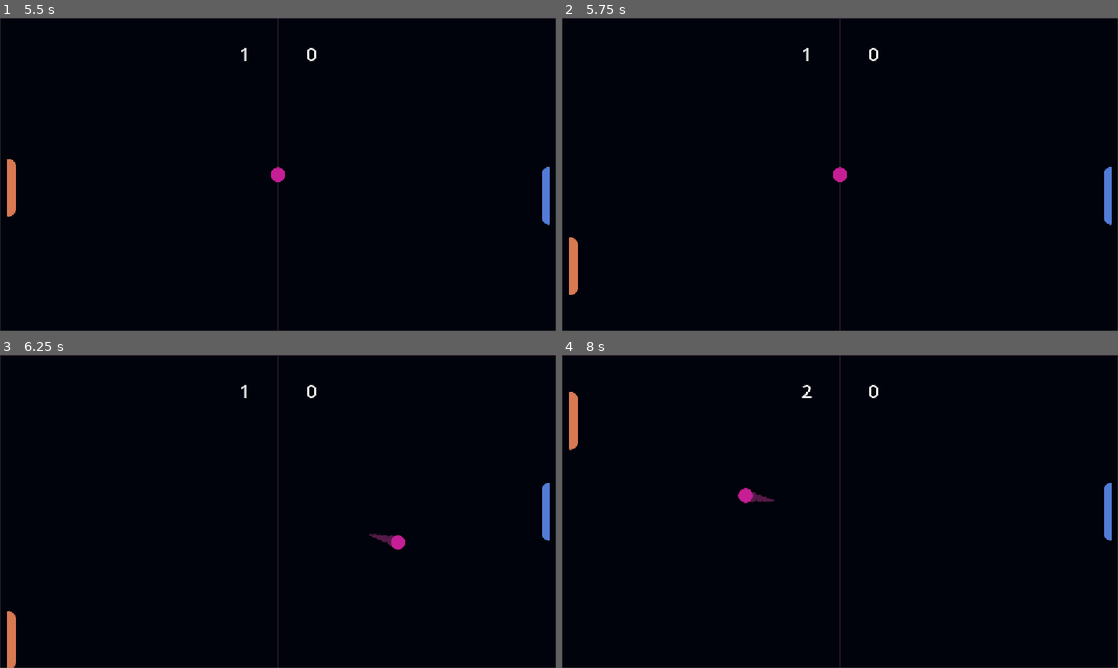
Above: before the commit, frames 1-4 (two rows, left to right).
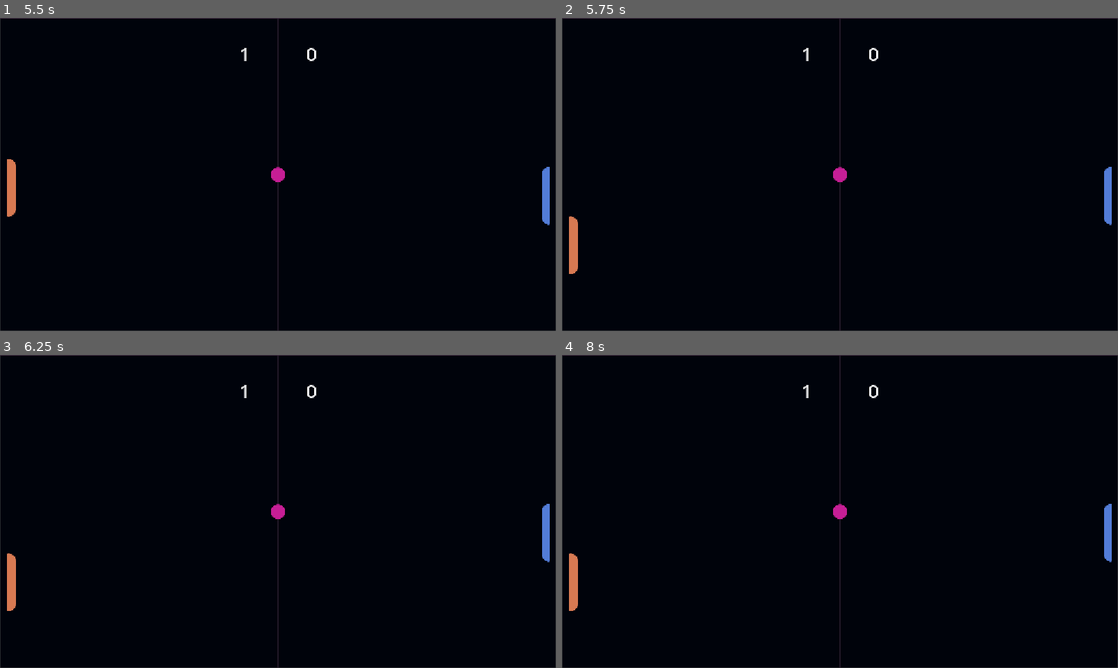
Above: after the commit, the same moments.

Repository: handup/pingalexpongavel
Game: Godot game, scene res://game_mode_manager.tscn
Two runs of this game, one before a commit and one after it. Both use one fixed random seed, a clock stepped at 60 frames per second and the inputs below. The engine's default icon, where the game draws it, is replaced by a stand-in: a white triangle on a blue panel in a dark square.
Inputs (mouse positions are in pixels of both pictures, inside the frame that each line leads up to):
- Up to frame 1 (5.5 s): click "Local VS" at 0.5 s; click "Local VS" at 1.25 s; tap Enter at 2 s; move the mouse to (400, 158) at 2.02 s; hold W (player1_up) 2.03-2.78 s; tap Down (player2_down) at 2.1, 3.6, 5.1 s; move the mouse to (166, 190) at 2.77 s; hold S (player1_down) 2.78-3.53 s; tap Up (player2_up) at 2.85, 4.35 s; move the mouse to (333, 105) at 3.52 s; hold W (player1_up) 3.53-5.03 s; move the mouse to (250, 237) at 4.27 s; move the mouse to (444, 221) at 5.02 s; hold S (player1_down) from 5.03 s (still down)
- Up to frame 2 (5.75 s): keep holding S (player1_down); right-click (1006, 221) at 5.65 s
- Up to frame 3 (6.25 s): keep holding S (player1_down); tap Space at 5.75 s; move the mouse to (111, 464) at 5.77 s; tap Up (player2_up) at 5.85 s
- Up to frame 4 (8 s): move the mouse to (867, 511) at 6.52 s; tap Down (player2_down) at 6.6 s; tap Enter at 7.25 s; move the mouse to (756, 433) at 7.27 s; release S (player1_down) at 7.28 s; hold W (player1_up) from 7.28 s (still down); tap Up (player2_up) at 7.35 s

Frame 1 is identical in both runs. In frame 2, 0.2% of the frame differs, in the area x 1-3%, y 63-89%; in frame 3, 1.0%; in frame 4, 1.1%, in the area x 1-99%, y 9-82%.

Commit message:
audio stuff and fixing pause menu

Diff:
--- /dev/null
+++ b/default_bus_layout.tres
@@ -0,0 +1,3 @@
+[gd_resource type="AudioBusLayout" format=3 uid="uid://dxq887p0f30em"]
+
+[resource]
--- a/project.godot
+++ b/project.godot
@@ -14,6 +14,10 @@
 run/main_scene="uid://b2xl2okgcg5yb"
 config/features=PackedStringArray("4.7", "GL Compatibility")
 config/icon="res://icon.svg"
+
+[audio]
+
+buses/default_bus_layout="uid://dxq887p0f30em"
 
 [autoload]
 
@@ -47,6 +51,12 @@
 "events": [Object(InputEventKey,"resource_local_to_scene":false,"resource_name":"","device":-1,"window_id":0,"alt_press …(192 unchanged characters)…
 ]
 }
+Escape={
+"deadzone": 0.2,
+"events": [Object(InputEventMouseButton,"resource_local_to_scene":false,"resource_name":"","device":-1,"window_id":0,"alt_pressed":false,"shift_pressed":false,"ctrl_pressed":false,"meta_pressed":false,"button_mask":0,"position":Vector2(0, 0),"global_position":Vector2(0, 0),"factor":1.0,"button_index":2,"canceled":false,"pressed":false,"double_click":false,"script":null)
+, Object(InputEventKey,"resource_local_to_scene":false,"resource_name":"","device":-1,"window_id":0,"alt_pressed":false,"shift_pressed":false,"ctrl_pressed":false,"meta_pressed":false,"pressed":false,"keycode":0,"physical_keycode":4194305,"key_label":0,"unicode":0,"location":0,"echo":false,"script":null)
+]
+}
 
 [physics]
 
--- a/scenes/Ball.tscn
+++ b/scenes/Ball.tscn
@@ -3,6 +3,7 @@
 [ext_resource type="Texture2D" uid="uid://crli8lkut51ap" path="res://assets/Ball.png" id="1_d73vv"]
 [ext_resource type="Script" uid="uid://ubqfslad6h8c" path="res://scenes/ball.gd" id="1_ja1hk"]
 [ext_resource type="Texture2D" uid="uid://bsncbtnilwlh6" path="res://assets/BallMotion.png" id="3_ul5l2"]
+[ext_resource type="AudioStream" uid="uid://5c4el6v7w6l2" path="res://8-Bit Sound Library/Mp3/Hit_02.mp3" id="4_dqebh"]
 
 [sub_resource type="CircleShape2D" id="CircleShape2D_g2els"]
 radius = 15.033297
@@ -26,4 +27,8 @@
 
 [node name="RespawnTimer" type="Timer" parent="." unique_id=618902297]
 
+[node name="SoundEffect" type="AudioStreamPlayer2D" parent="." unique_id=333399871]
+stream = ExtResource("4_dqebh")
+volume_db = -4.262
+
 [connection signal="timeout" from="RespawnTimer" to="." method="_on_timer_timeout"]
--- a/scenes/arbitru'.gd
+++ b/scenes/arbitru'.gd
@@ -2,8 +2,9 @@
 
 @onready var player_score: Label = $Player_Score
 @onready var enemy_score: Label = $Enemy_Score
-@onready var player_2: CharacterBody2D = $"../Player2"
+@onready var player_2: CharacterBody2D = $"../Pausable/Player2"
 const GAME_MODE_MANAGER = preload("uid://b2xl2okgcg5yb")
+@onready var pausable: Node2D = $"../Pausable"
 
 var Player_score = 0
 var Enemy_score = 0
@@ -24,4 +25,9 @@
 
 # Called every frame. 'delta' is the elapsed time since the previous frame.
 func _process(delta: float) -> void:
-	pass
+	if Input.is_action_just_pressed("Escape"):
+		print(pausable.get_tree().paused)
+		if pausable.get_tree().paused:
+			pausable.get_tree().paused = false
+		if !pausable.get_tree().paused:
+			pausable.get_tree().paused = true
--- a/scenes/arena.tscn
+++ b/scenes/arena.tscn
@@ -2,6 +2,8 @@
 
 [ext_resource type="Script" uid="uid://34c5b8hv27jb" path="res://scenes/goooooooool_right.gd" id="1_e05a3"]
 [ext_resource type="Script" uid="uid://dv6kj4f6d1uv" path="res://scenes/goooooooool_left.gd" id="1_wl4x5"]
+[ext_resource type="AudioStream" uid="uid://ck7ky347c80ok" path="res://8-Bit Sound Library/Wav/Shoot_01.wav" id="2_olpmc"]
+[ext_resource type="AudioStream" uid="uid://b8bbp6jasyry" path="res://8-Bit Sound Library/Wav/Shoot_03.wav" id="4_xdvfk"]
 
 [sub_resource type="WorldBoundaryShape2D" id="WorldBoundaryShape2D_1lldk"]
 
@@ -36,6 +38,10 @@
 collision_mask = 2
 script = ExtResource("1_wl4x5")
 
+[node name="GoalSoundLeft" type="AudioStreamPlayer2D" parent="GOOOOOOOOOL_Left" unique_id=741371575]
+position = Vector2(3, -253)
+stream = ExtResource("2_olpmc")
+
 [node name="CollisionShape2D" type="CollisionShape2D" parent="GOOOOOOOOOL_Left" unique_id=1179415306]
 position = Vector2(5, 3)
 shape = SubResource("WorldBoundaryShape2D_xu7wj")
@@ -49,6 +55,9 @@
 position = Vector2(0, 3)
 shape = SubResource("WorldBoundaryShape2D_ug7gw")
 
+[node name="GoalSoundRight" type="AudioStreamPlayer2D" parent="GOOOOOOOOOL_Right" unique_id=2111736845]
+stream = ExtResource("4_xdvfk")
+
 [node name="Timer" type="Timer" parent="." unique_id=1051392063]
 
 [connection signal="body_entered" from="GOOOOOOOOOL_Left" to="GOOOOOOOOOL_Left" method="_on_body_entered"]
--- a/scenes/ball.gd
+++ b/scenes/ball.gd
@@ -3,7 +3,9 @@
 @onready var player_1: Node2D = $"../Player"
 @onready var player_2: CharacterBody2D = $"../Player2"
 @onready var timer: Timer = $RespawnTimer
-@onready var texture_rect: TextureRect = $"../TextureRect"
+@onready var texture_rect: TextureRect = $"../../TextureRect"
+@onready var sound_effect: AudioStreamPlayer2D = $SoundEffect
+@onready var background_muzak: AudioStreamPlayer2D = $"../../BackgroundMuzak"
 
 const SPEED = 700
 var bounces = 0 # maybe todo increase sound effect pitch and ball color too
@@ -16,6 +18,7 @@
 	trail.visible = false
 	position = CENTER_COORDS # get by texture_rect.position
 	timer.start()
+	background_muzak.pitch_scale = 1
 
 func _ready() -> void:
 	print(texture_rect.position)
@@ -24,8 +27,10 @@
 func _physics_process(delta):
 	var collision = move_and_collide(velocity * delta)
 	if collision:
+		sound_effect.play(0)
 		var collider = collision.get_collider()
 		bounces += 1
+		background_muzak.pitch_scale *= 1.01
 		velocity = velocity.bounce(collision.get_normal())
 		if bounces < 20:
 			velocity *= 1.05
--- a/scenes/game.tscn
+++ b/scenes/game.tscn
@@ -6,24 +6,13 @@
 [ext_resource type="PackedScene" uid="uid://dcvbg332taji0" path="res://scenes/arbitru'.tscn" id="4_p57ef"]
 [ext_resource type="PackedScene" uid="uid://t3dg106v41h" path="res://scenes/player2.tscn" id="5_iywne"]
 [ext_resource type="Texture2D" uid="uid://b6w5ep2ef3h4k" path="res://assets/Board.png" id="6_p57ef"]
+[ext_resource type="AudioStream" uid="uid://b7xw07g4rp3o8" path="res://blood_moon.ogg" id="7_u5sy4"]
 
 [node name="Game" type="Node2D" unique_id=1186145034]
 
-[node name="Player2" parent="." unique_id=787477257 instance=ExtResource("5_iywne")]
-position = Vector2(1116, 323.5)
-
-[node name="Ball" parent="." unique_id=1392445141 instance=ExtResource("3_lbhrr")]
-position = Vector2(562, 323.5)
-collision_layer = 2
-
-[node name="Player" parent="." unique_id=1085302709 instance=ExtResource("1_uwrxv")]
-z_index = 3
-position = Vector2(9, 323.5)
-
-[node name="Arena" parent="." unique_id=1076363587 instance=ExtResource("2_lnu2h")]
-
 [node name="Arbitru\'" parent="." unique_id=1493378622 instance=ExtResource("4_p57ef")]
 unique_name_in_owner = true
+process_mode = 3
 
 [node name="TextureRect" type="TextureRect" parent="." unique_id=234086355]
 z_index = -1
@@ -35,3 +24,26 @@
 
 [node name="Camera2D" type="Camera2D" parent="." unique_id=501123144]
 position = Vector2(562, 323)
+
+[node name="BackgroundMuzak" type="AudioStreamPlayer2D" parent="." unique_id=1934594979]
+stream = ExtResource("7_u5sy4")
+volume_db = -11.127
+autoplay = true
+
+[node name="Popup" type="Popup" parent="." unique_id=1355542661]
+
+[node name="Pausable" type="Node2D" parent="." unique_id=965620485]
+process_mode = 1
+
+[node name="Player" parent="Pausable" unique_id=1085302709 instance=ExtResource("1_uwrxv")]
+z_index = 3
+position = Vector2(9, 323.5)
+
+[node name="Ball" parent="Pausable" unique_id=1392445141 instance=ExtResource("3_lbhrr")]
+position = Vector2(562, 323.5)
+collision_layer = 2
+
+[node name="Player2" parent="Pausable" unique_id=787477257 instance=ExtResource("5_iywne")]
+position = Vector2(1116, 323.5)
+
+[node name="Arena" parent="Pausable" unique_id=1076363587 instance=ExtResource("2_lnu2h")]
--- a/scenes/goooooooool_left.gd
+++ b/scenes/goooooooool_left.gd
@@ -1,8 +1,9 @@
 extends Area2D
 
-@onready var arbitru_: Node2D = $"../../Arbitru'"
+@onready var arbitru_: Node2D = $"../../../Arbitru'"
 @onready var BALL: CharacterBody2D = $"../../Ball"
 @onready var timer: Timer = $"../Timer"
+@onready var goal_sound_left: AudioStreamPlayer2D = $GoalSoundLeft
 
 # Called when the node enters the scene tree for the first time.
 func _ready() -> void:
@@ -14,5 +15,6 @@
 
 func _on_body_entered(body: Node2D) -> void:
 	if(body.name == "Ball"):
+		goal_sound_left.play(0)
 		arbitru_.increaseEnemyScore()
 		BALL.respawn()
--- a/scenes/goooooooool_right.gd
+++ b/scenes/goooooooool_right.gd
@@ -1,8 +1,9 @@
 extends Area2D
 
-@onready var arbitru_: Node2D = $"../../Arbitru'"
+@onready var arbitru_: Node2D = $"../../../Arbitru'"
 @onready var BALL: CharacterBody2D = $"../../Ball"
 @onready var timer: Timer = $"../Timer"
+@onready var goal_sound_right: AudioStreamPlayer2D = $GoalSoundRight
 
 
 # Called when the node enters the scene tree for the first time.
@@ -15,5 +16,6 @@
 
 func _on_body_entered(body: Node2D) -> void:
 	if(body.name == "Ball"):
+		goal_sound_right.play(0)
 		arbitru_.increasePlayerScore()
 		BALL.respawn()
Not shown, added: 8-Bit Sound Library/Mp3/Climb_Rope_Loop_00.mp3.import
Not shown, added: 8-Bit Sound Library/Mp3/Collect_Point_00.mp3.import
Not shown, added: 8-Bit Sound Library/Mp3/Collect_Point_01.mp3.import
Not shown, added: 8-Bit Sound Library/Mp3/Collect_Point_02.mp3.import
Not shown, added: 8-Bit Sound Library/Mp3/Craft_00.mp3.import
Not shown, added: 8-Bit Sound Library/Mp3/Explosion_00.mp3.import
Not shown, added: 8-Bit Sound Library/Mp3/Explosion_01.mp3.import
Not shown, added: 8-Bit Sound Library/Mp3/Explosion_02.mp3.import
Not shown, added: 8-Bit Sound Library/Mp3/Explosion_03.mp3.import
Not shown, added: 8-Bit Sound Library/Mp3/Explosion_04.mp3.import
Not shown, added: 8-Bit Sound Library/Mp3/Hero_Death_00.mp3.import
Not shown, added: 8-Bit Sound Library/Mp3/Hit_00.mp3.import
(and 152 more such lines)
